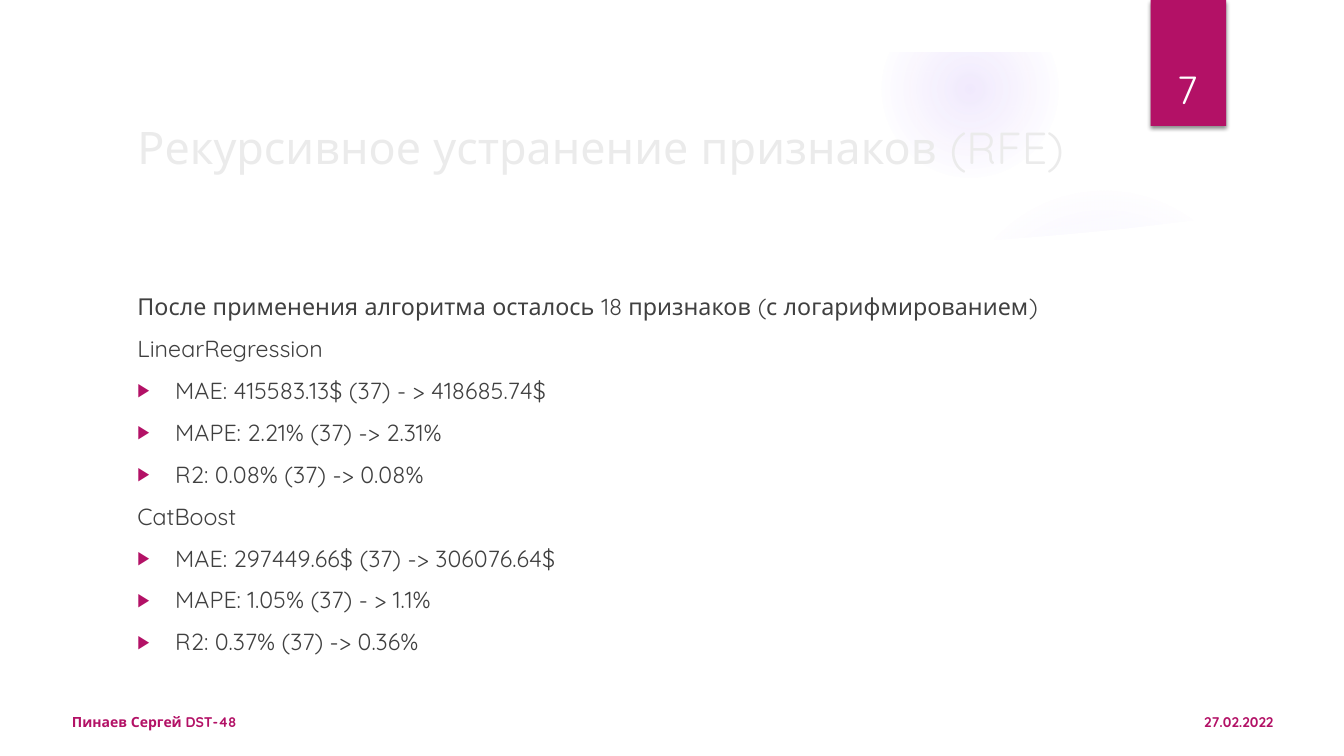
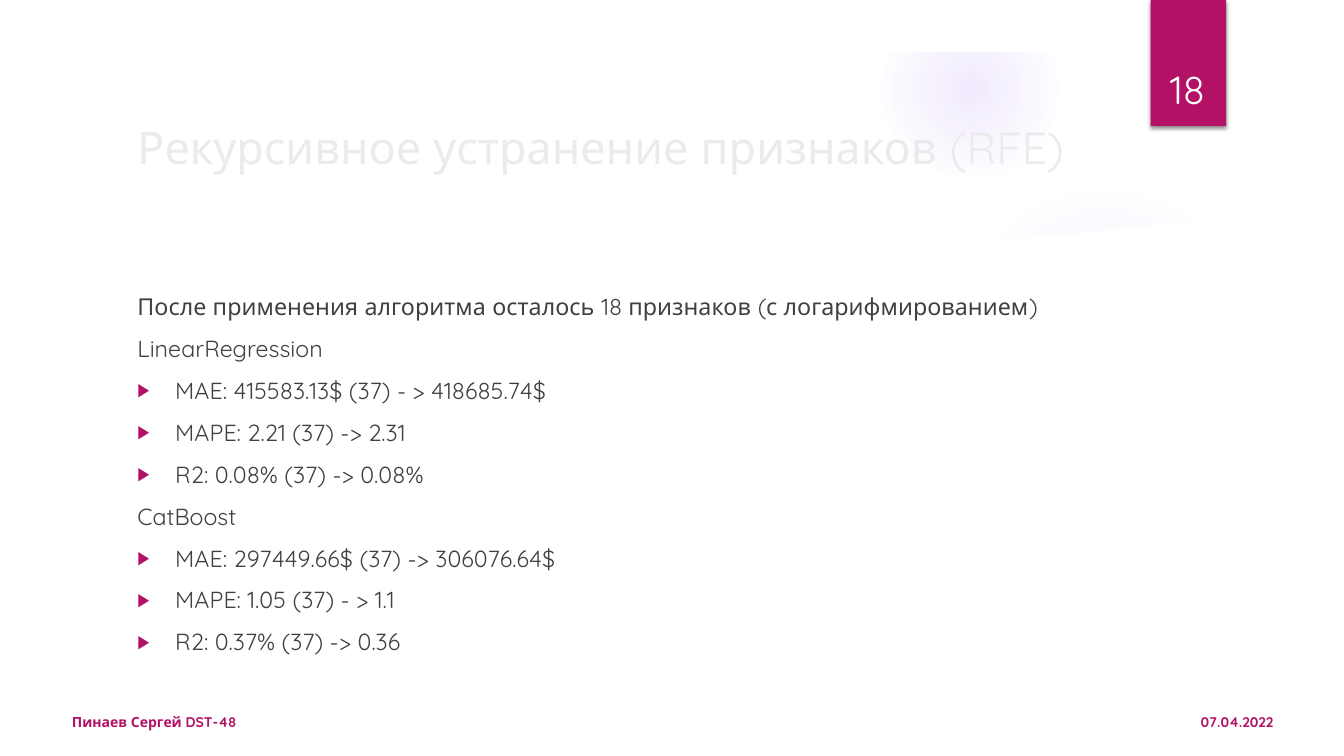
Before and after one commit to binom1982/skillfactory, a slide deck: slide 18 of finale_project/presentation.pptx (slide 7 before the commit). Drawn at 1344x756 pixels with LibreOffice and Linux fonts; fonts in the diff are those of the drawing; background and template pictures are left out. Boxes give left, top, right and bottom in pixels: in the first picture for what was removed or moved away, otherwise in the second. Text is boxed around its words. In the diff, an @@ line names an element or a change of style, - is before the commit and + after.

```diff
--- a/finale_project/presentation.pptx
+++ b/finale_project/presentation.pptx
@@ page number at bbox=[1170, 76, 1205, 105]: text changed @@
-7
+18
@@ text at bbox=[175, 424, 405, 446]: text changed @@
-▶ MAPE: 2.21% (37) -> 2.31%
+▶ MAPE: 2.21 (37) -> 2.31
@@ text at bbox=[175, 591, 401, 655]: text changed @@
-▶ MAPE: 1.05% (37) - > 1.1%
-▶ R2: 0.37% (37) -> 0.36%
+▶ MAPE: 1.05 (37) - > 1.1
+▶ R2: 0.37% (37) -> 0.36
@@ text at bbox=[1201, 717, 1274, 727]: text changed @@
-27.02.2022
+07.04.2022
```
Also in this commit, not shown: 13 other slides changed, 10 slides added, 1 slide removed, 2 other files.
